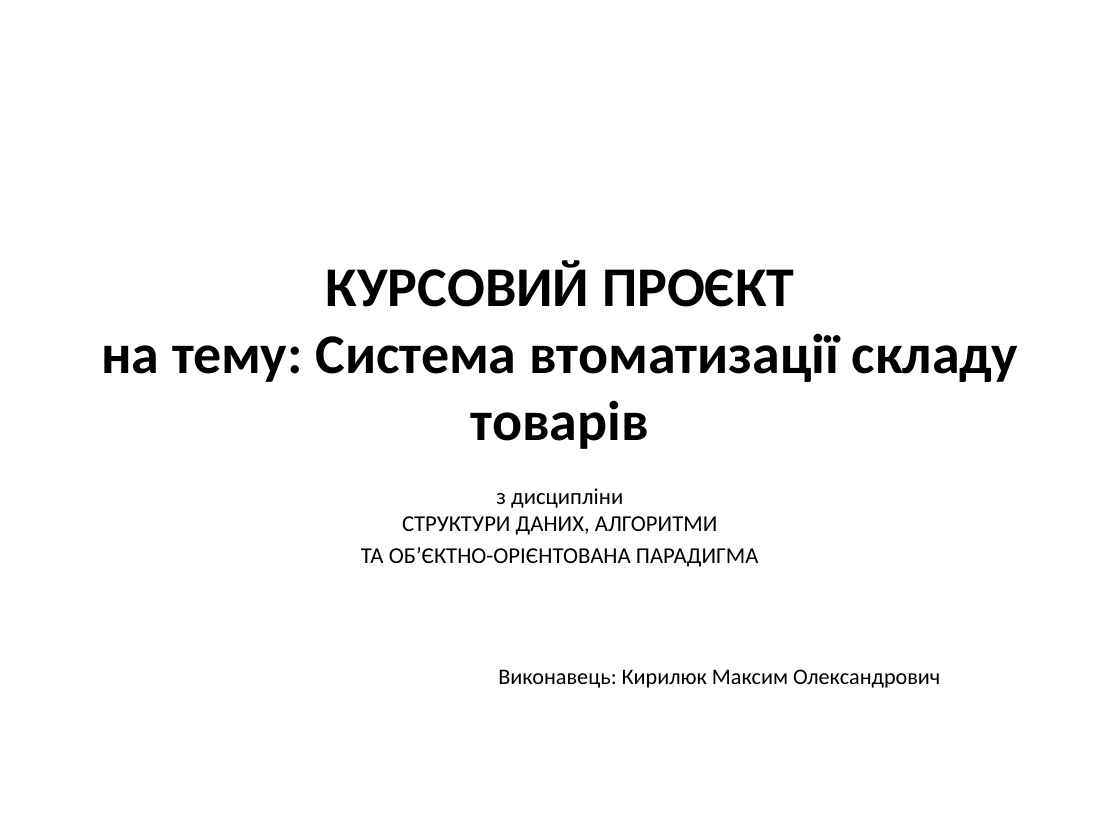
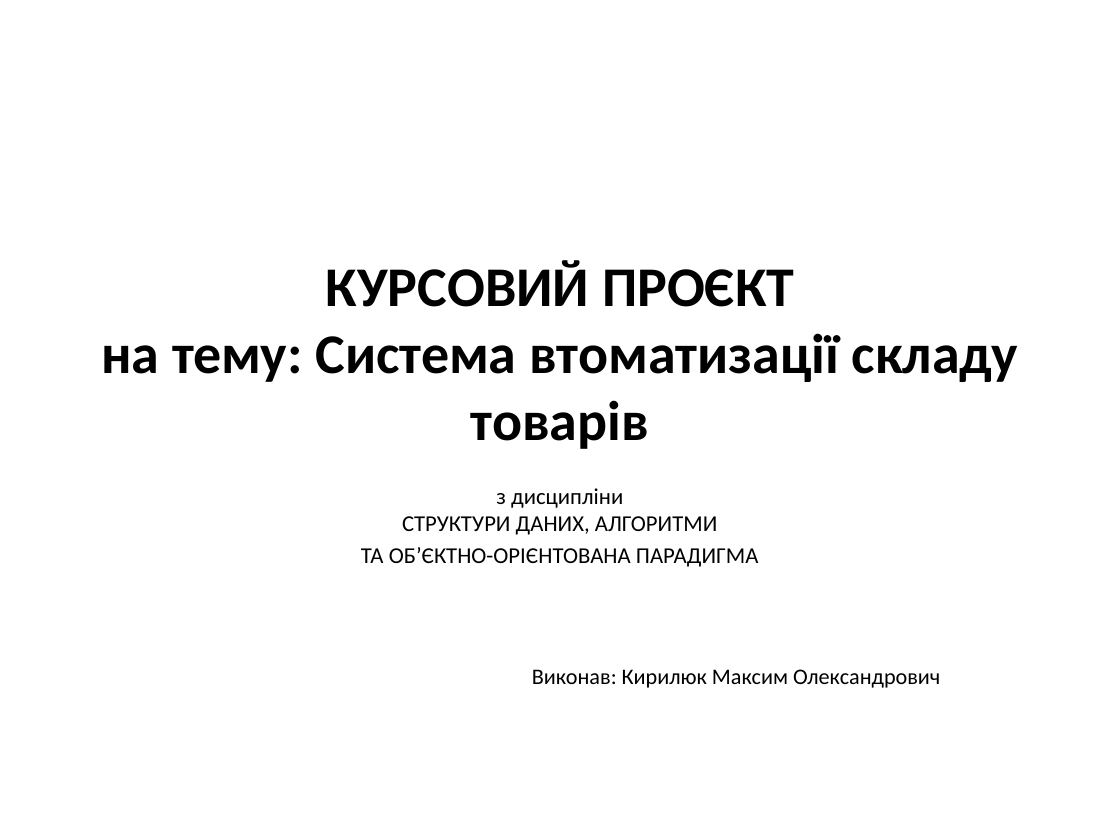
Before and after one commit to maksimkir/Kursova, a slide deck: slide 1 of documentation/Презентація.pptx. Drawn at 1120x840 pixels with LibreOffice and Linux fonts; fonts in the diff are those of the drawing. Boxes give left, top, right and bottom in pixels: in the first picture for what was removed or moved away, otherwise in the second. Text is boxed around its words. In the diff, an @@ line names an element or a change of style, - is before the commit and + after.

```diff
--- a/documentation/Презентація.pptx
+++ b/documentation/Презентація.pptx
@@ subtitle at [532, 669, 940, 688]: text changed @@
-Виконавець: Кирилюк Максим Олександрович
+Виконав: Кирилюк Максим Олександрович
```
Also in this commit, not shown: 4 other slides changed, 6 slides added, 3 slides removed, 2 other files.
